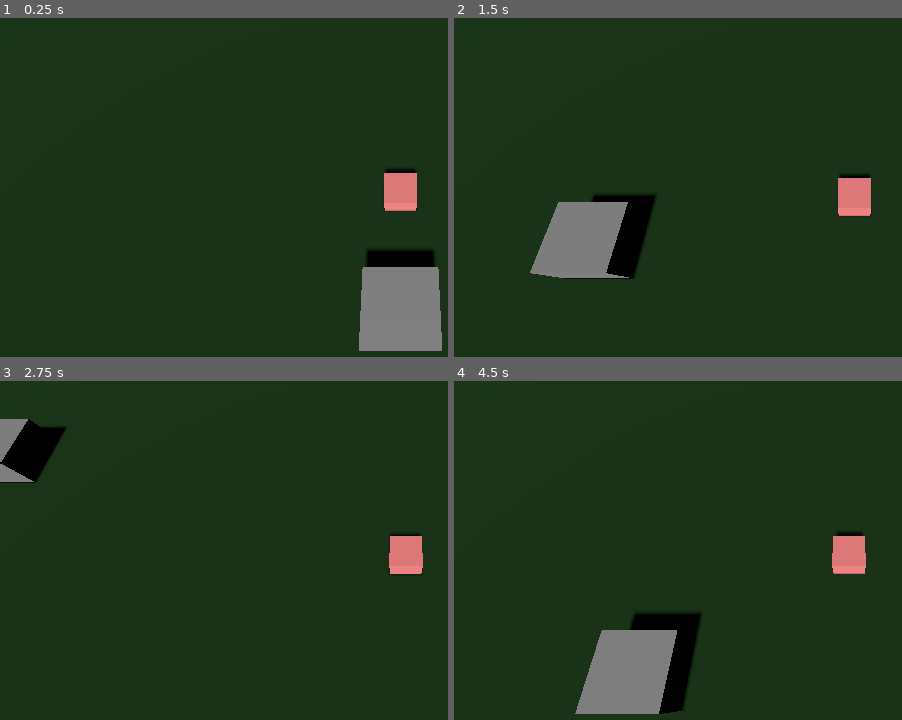
Above: before the commit, frames 1-4 (two rows, left to right).
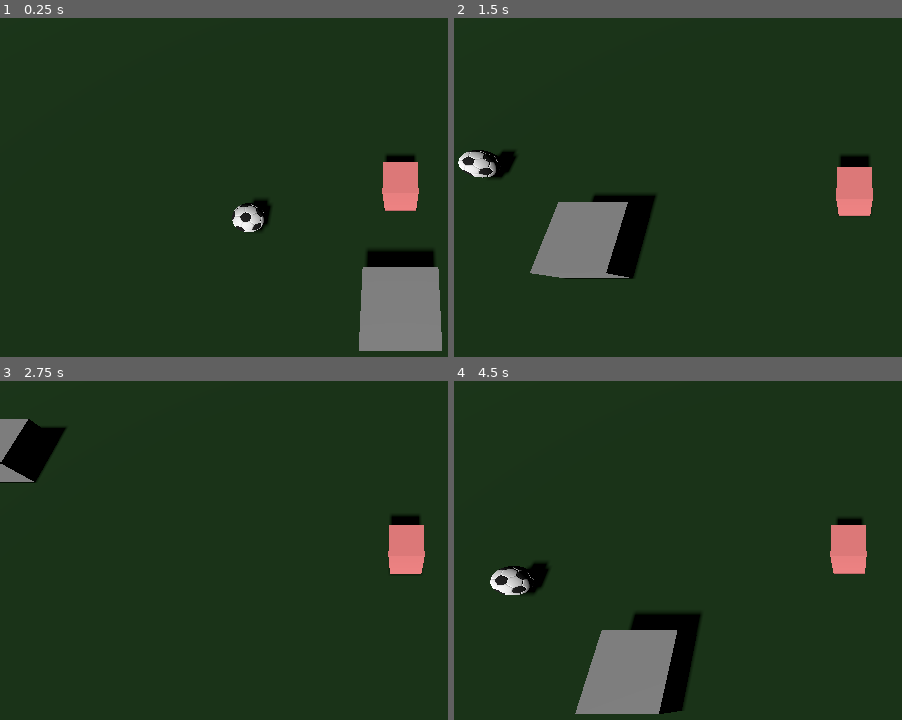
Above: after the commit, the same moments.

Repository: sundowns/gmtk-2025
Game: Godot game, scene res://game.tscn
Two runs of this game, one before a commit and one after it. Both use one fixed random seed, a clock stepped at 60 frames per second and the inputs below.
Inputs:
- Up to frame 1 (0.25 s): no input
- Up to frame 2 (1.5 s): tap Enter at 0.5 s; hold D (move_right) 0.53-1.28 s; hold S (move_down) from 1.28 s (still down)
- Up to frame 3 (2.75 s): release S (move_down) at 2.03 s; hold D (move_right) from 2.03 s (still down)
- Up to frame 4 (4.5 s): release D (move_right) at 2.78 s; hold W (move_up) 2.78-3.53 s; tap Space at 3.5 s; hold A (move_left) from 3.53 s (still down)

The runs differ from the first frame. In frame 1, 1.0% of the frame differs, in the area x 51-94%, y 40-64%; in frame 2, 1.3%, in the area x 0-94%, y 38-56%; in frame 3, 0.5%; in frame 4, 1.3%.

Commit message:
add soccer ball mesh

Diff:
--- /dev/null
+++ b/Attributions.gd
@@ -0,0 +1 @@
+extends Node
--- /dev/null
+++ b/assets/ball.tscn
@@ -0,0 +1,6 @@
+[gd_scene load_steps=2 format=3 uid="uid://c63estoyrs8lb"]
+
+[ext_resource type="PackedScene" uid="uid://ci66hly5cggui" path="res://assets/Simple soccer football.glb" id="1_8kf32"]
+
+[node name="Simple soccer football" instance=ExtResource("1_8kf32")]
+transform = Transform3D(0.3, 0, 0, 0, 0.3, 0, 0, 0, 0.3, 0, 0, 0)
--- a/player.tscn
+++ b/player.tscn
@@ -12,5 +12,6 @@
 script = ExtResource("1_4flbx")
 
 [node name="MeshInstance3D" type="MeshInstance3D" parent="."]
+transform = Transform3D(1, 0, 0, 0, 1, 0, 0, 0, 1, 0, 0.35, 0)
 material_override = SubResource("StandardMaterial3D_sh265")
 mesh = SubResource("BoxMesh_sh265")
--- a/world.tscn
+++ b/world.tscn
@@ -1,7 +1,8 @@
-[gd_scene load_steps=6 format=3 uid="uid://bhmwqbryakxp2"]
+[gd_scene load_steps=7 format=3 uid="uid://bhmwqbryakxp2"]
 
 [ext_resource type="PackedScene" uid="uid://c6kb5jatwtque" path="res://camera_3d.tscn" id="1_f3sb7"]
 [ext_resource type="PackedScene" uid="uid://wabpd600ploi" path="res://player.tscn" id="2_fj7yv"]
+[ext_resource type="PackedScene" uid="uid://c63estoyrs8lb" path="res://assets/ball.tscn" id="2_tlwt5"]
 
 [sub_resource type="StandardMaterial3D" id="StandardMaterial3D_gv5m4"]
 albedo_color = Color(0.13472, 0.24, 0.1272, 1)
@@ -30,3 +31,6 @@
 [node name="MeshInstance3D" type="MeshInstance3D" parent="."]
 transform = Transform3D(1, 0, 0, 0, 1, 0, 0, 0, 1, 0, 0, 1.71936)
 mesh = SubResource("BoxMesh_fj7yv")
+
+[node name="Simple soccer football" parent="." instance=ExtResource("2_tlwt5")]
+transform = Transform3D(0.3, 0, 0, 0, 0.21392, 0.210329, 0, -0.210329, 0.21392, -2.26778, 0.247167, 0.448275)
Not shown, added: Attributions.gd.uid
Binary file added: assets/Simple soccer football.glb
Not shown, added: assets/Simple soccer football.glb.import
Binary file added: assets/Simple soccer football_black.jpg
Not shown, added: assets/Simple soccer football_black.jpg.import
Binary file added: assets/Simple soccer football_white.jpg
Not shown, added: assets/Simple soccer football_white.jpg.import
Not shown, added: README.md
